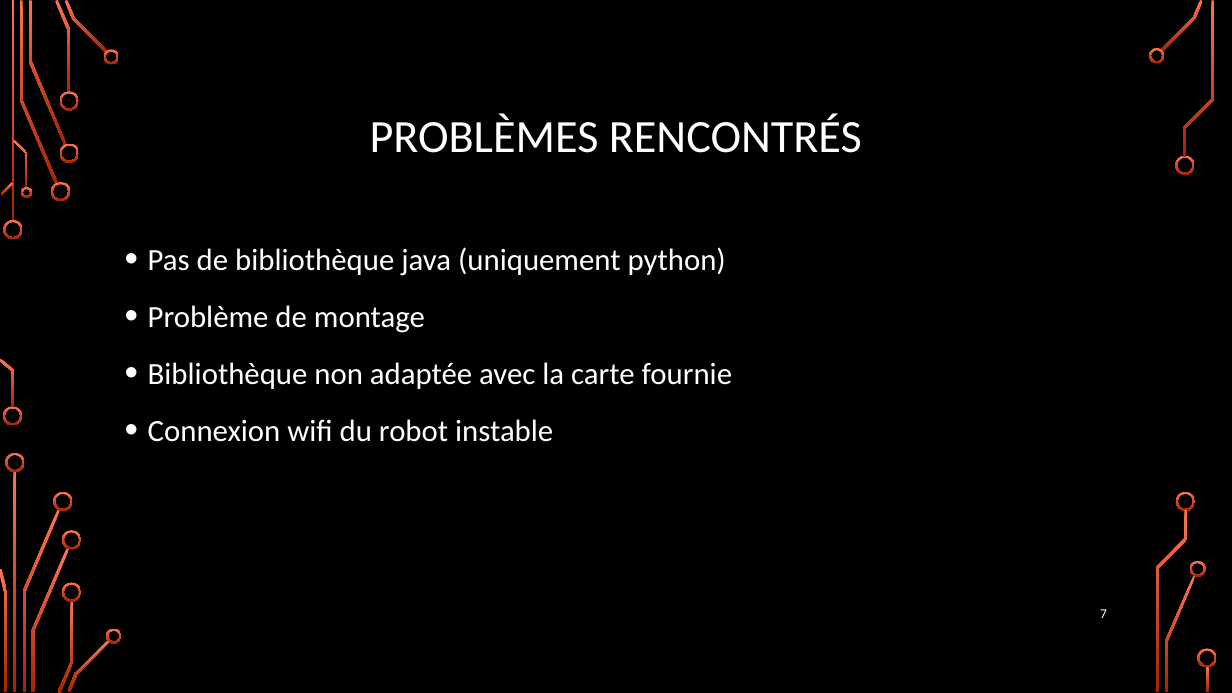
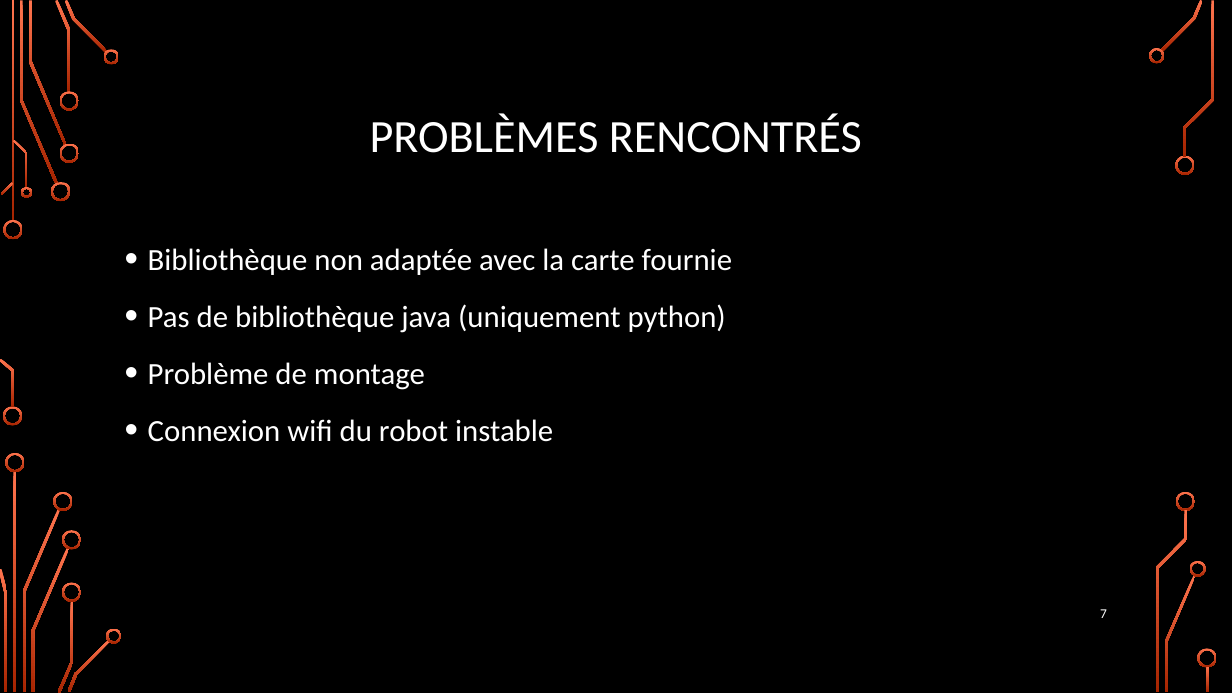
Before and after one commit to zipang29/gopiwan, a slide deck: slide 7 of Documents/diaporama_soutenance.pptx. Drawn at 1232x693 pixels with LibreOffice and Linux fonts; fonts in the diff are those of the drawing; background and template pictures are left out. Boxes give left, top, right and bottom in pixels: in the first picture for what was removed or moved away, otherwise in the second. Text is boxed around its words. In the diff, an @@ line names an element or a change of style, - is before the commit and + after.

Commit message:
commentaires du diaporama pour la diapo concernant les problèmes rencontrés

```diff
--- a/Documents/diaporama_soutenance.pptx
+++ b/Documents/diaporama_soutenance.pptx
@@ text at bbox=[148, 248, 732, 275]: paragraph added @@
+• Bibliothèque non adaptée avec la carte fournie
@@ text at bbox=[148, 362, 732, 389]: paragraph removed @@
-• Bibliothèque non adaptée avec la carte fournie
```
Also in this commit, not shown: 1 other slide changed.
